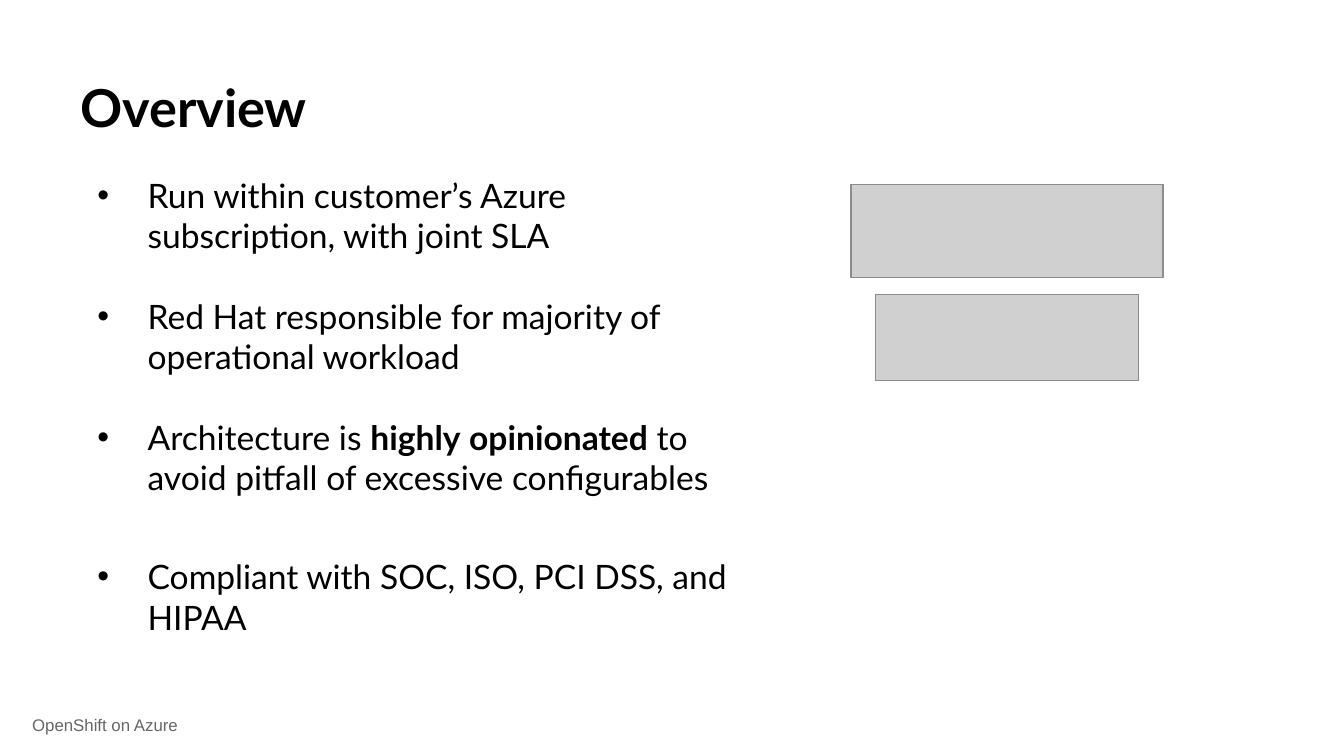
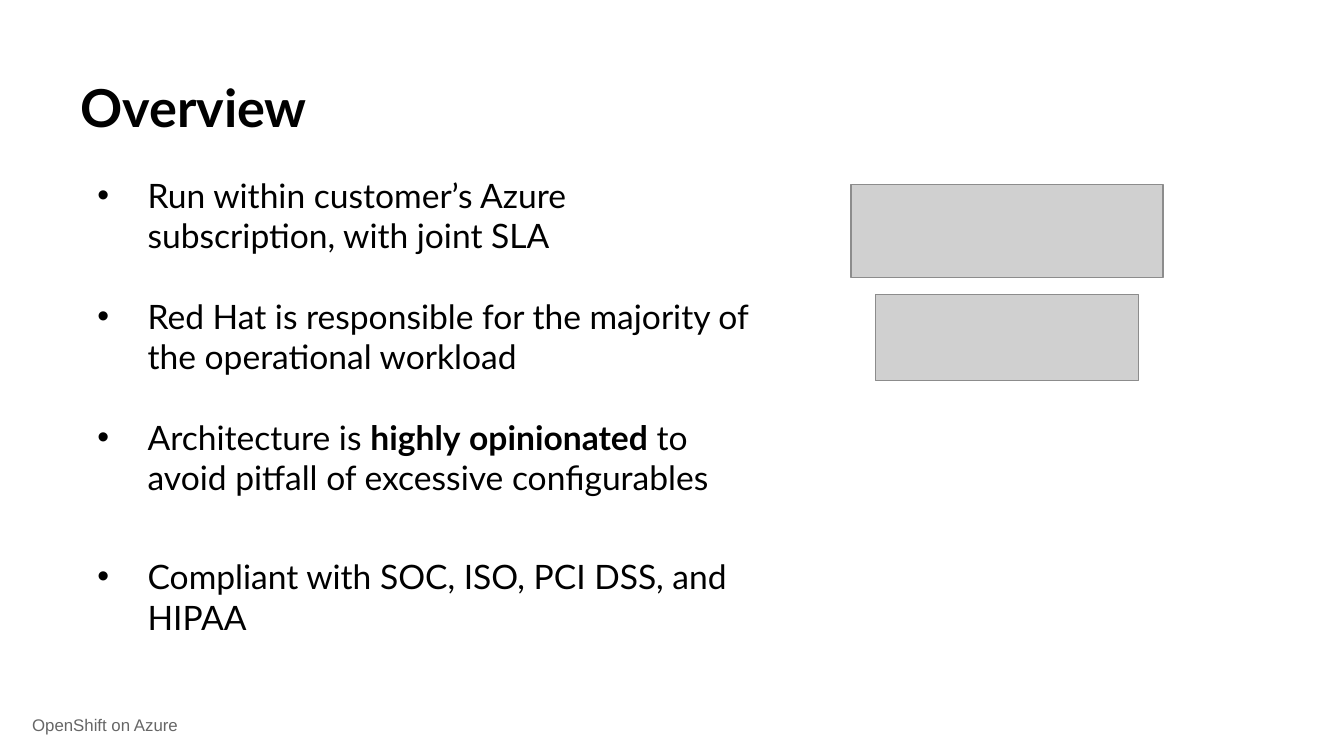
Before and after one commit to 0xmichalis/talks, a slide deck: slide 5 of 2019_brno_devconf/osa.odp. Drawn at 1344x756 pixels with LibreOffice and Linux fonts; fonts in the diff are those of the drawing; grey boxes stand for pictures; background and template pictures are left out. Boxes give left, top, right and bottom in pixels: in the first picture for what was removed or moved away, otherwise in the second. Text is boxed around its words. In the diff, an @@ line names an element or a change of style, - is before the commit and + after.

```diff
--- a/2019_brno_devconf/osa.odp
+++ b/2019_brno_devconf/osa.odp
@@ text at <box>148,304,748,375</box>: text changed @@
-• Red Hat responsible for majority of operational workload
+• Red Hat is responsible for the majority of the operational workload
```
Also in this commit, not shown: 3 other slides changed, 3 slides added, 2 slides removed.
